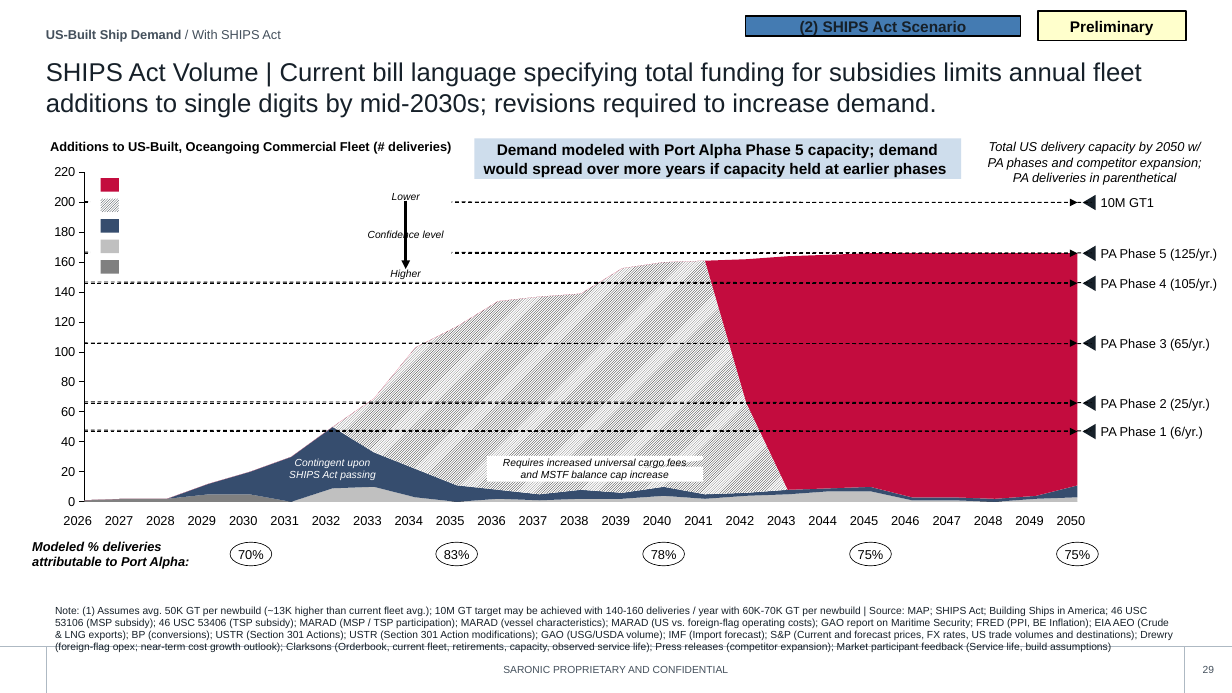
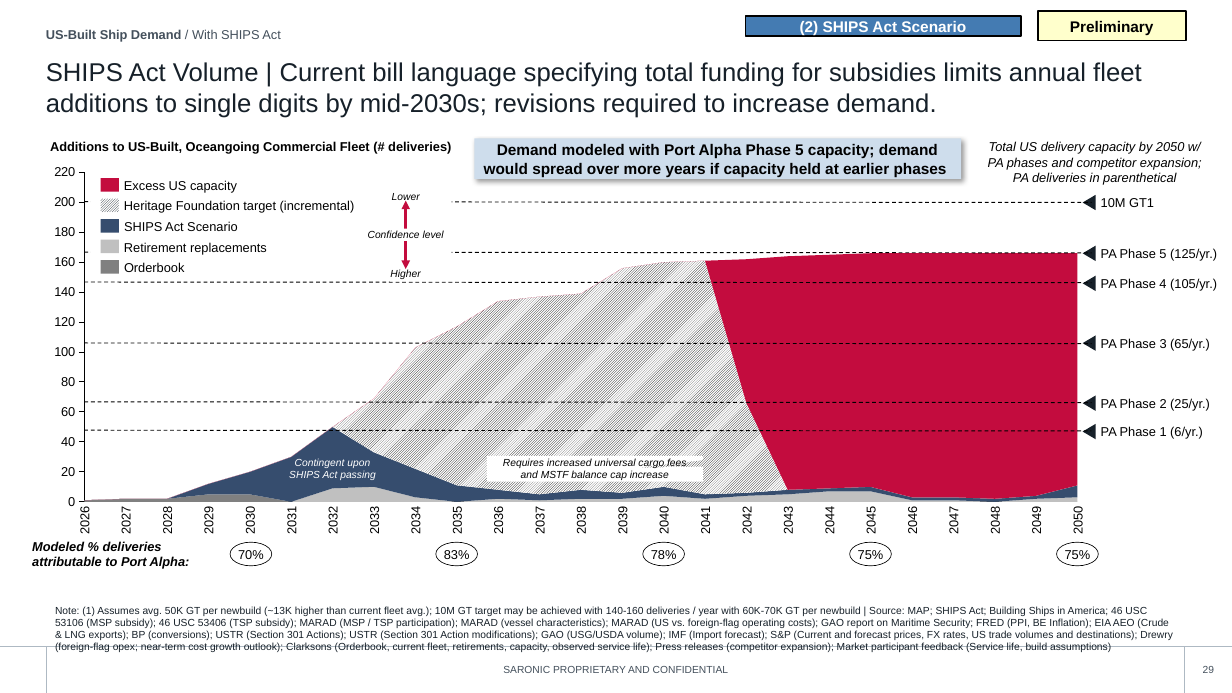
Before and after one commit to toole-brendan/slide_factory, a slide deck: slide 29 of style_library/library.pptx. Drawn at 1232x693 pixels with LibreOffice and Linux fonts; fonts in the diff are those of the drawing; background and template pictures are left out. Boxes give left, top, right and bottom in pixels: in the first picture for what was removed or moved away, otherwise in the second. Text is boxed around its words. In the diff, an @@ line names an element or a change of style, - is before the commit and + after.

```diff
--- a/style_library/library.pptx
+++ b/style_library/library.pptx
@@ rectangle "(2) SHIPS Act Scenario" at (746, 16, 1021, 36): text colour #162029 to #FFFFFF; outline #000000 1 pt to #000000 1.5 pt @@
@@ rectangle "Demand modeled with Port Alpha ..." at (474, 139, 961, 179): shadow on @@
@@ arrow removed from (84, 202) to (1078, 202) @@
@@ text added at (124, 180, 237, 193), 10 pt, text #000000 @@
+Excess US capacity
@@ text added at (124, 200, 355, 213), 10 pt, text #000000 @@
+Heritage Foundation target (incremental)
@@ arrow (406, 201) - (406, 269): arrow to double arrow; stroke #000000 2.25 pt to #008600 2.25 pt @@
@@ text added at (124, 221, 238, 231), 10 pt, text #000000 @@
+SHIPS Act Scenario
@@ arrow removed from (84, 253) to (1078, 253) @@
@@ text added at (124, 242, 267, 254), 10 pt, text #000000 @@
+Retirement replacements
@@ text added at (124, 262, 184, 272), 10 pt, text #000000 @@
+Orderbook
@@ arrow removed from (84, 284) to (1078, 284) @@
@@ arrow removed from (84, 343) to (1078, 343) @@
@@ arrow removed from (84, 403) to (1078, 403) @@
@@ arrow removed from (84, 432) to (1078, 432) @@
@@ 25 texts: place and size @@
-25 texts at (63, 516, 1085, 525)
+25 texts at (78, 508, 1085, 534)
```
Also in this commit, not shown: 28 other slides changed, 33 other files.
